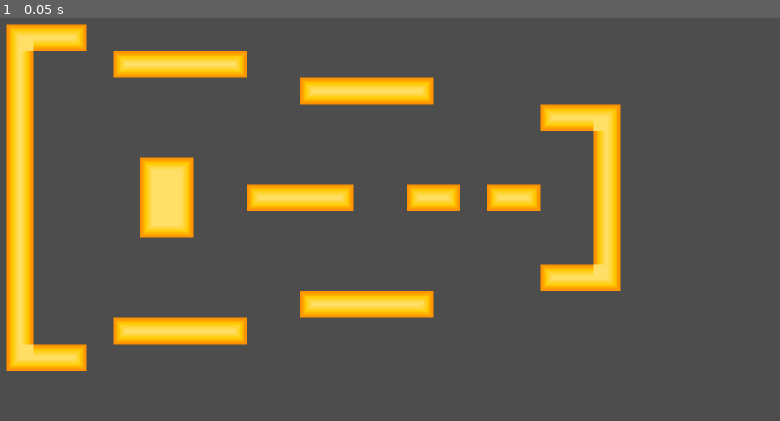
Above: before the commit, frame 1.
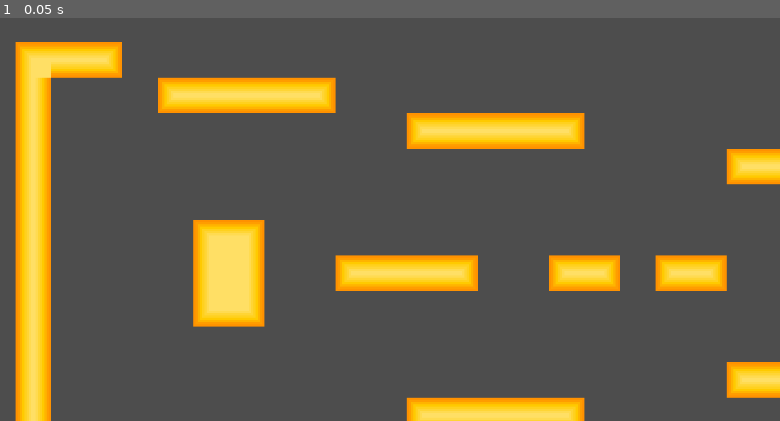
Above: after the commit, the same moment.

Repository: VICTORVILLU/joc-aran-bernat-victor
Game: Godot game, scene res://Scenes/Menu/menu.tscn
Two runs of this game, one before a commit and one after it. Both use one fixed random seed, a clock stepped at 60 frames per second and the inputs below.
Inputs:
- Up to frame 1 (0.05 s): no input

The runs differ from the first frame. In frame 1, 27% of the frame differs, in the area x 0-100%, y 1-100%.

Commit message:
player test

Diff:
--- a/Scenes/Players/fox_1.gd
+++ b/Scenes/Players/fox_1.gd
@@ -1,7 +1,7 @@
 extends CharacterBody2D
 
 
-const SPEED = 300.0
+const SPEED = 200.0
 const JUMP_VELOCITY = -400.0
 
 # Get the gravity from the project settings to be synced with RigidBody nodes.
@@ -12,17 +12,17 @@
 	# Add the gravity.
 	if is_on_floor():
 		$AnimatedSprite2D.play('run')
-	if not is_on_floor():
+		scale = Vector2(1,1)
+	elif not is_on_floor():
 		velocity.y += gravity * delta
 		$AnimatedSprite2D.play('air')
-		AnimatedSprite2D.rotation = 180
+		scale = Vector2(1,-1)
 	# Handle jump.
-	if Input.is_action_just_pressed("ui_accept") and is_on_floor():
-		velocity.y = gravity * -1
+	if Input.is_action_just_pressed("player_1_controller") and (is_on_floor() or is_on_ceiling()) :
+		velocity.y *=-1
 	# 0.944
 
 	# Get the input direction and handle the movement/deceleration.
 	# As good practice, you should replace UI actions with custom gameplay actions.
-	velocity.x = 500
 
 	move_and_slide()
--- a/Scenes/Players/fox_1.tscn
+++ b/Scenes/Players/fox_1.tscn
@@ -74,6 +74,7 @@
 script = ExtResource("1_d76l5")
 
 [node name="AnimatedSprite2D" type="AnimatedSprite2D" parent="."]
-position = Vector2(0, -5.96046e-08)
+position = Vector2(0, -6)
 sprite_frames = SubResource("SpriteFrames_dfbdt")
 animation = &"run"
+autoplay = "run"
--- a/Scenes/map_1/map_1.tscn
+++ b/Scenes/map_1/map_1.tscn
@@ -1,3 +1,9 @@
-[gd_scene format=3 uid="uid://dv4g33twyuikv"]
+[gd_scene load_steps=3 format=3 uid="uid://dv4g33twyuikv"]
+
+[ext_resource type="Script" path="res://Scripts/map_1.gd" id="1_v23qs"]
+[ext_resource type="PackedScene" uid="uid://pbqyqtu2ehq7" path="res://Scenes/map_1/map_1_map.tscn" id="2_kxc45"]
 
 [node name="Map1" type="Node2D"]
+script = ExtResource("1_v23qs")
+
+[node name="Map1Map" parent="." instance=ExtResource("2_kxc45")]
--- a/Scenes/map_1/map_1_map.tscn
+++ b/Scenes/map_1/map_1_map.tscn
@@ -1,10 +1,65 @@
-[gd_scene load_steps=2 format=3 uid="uid://pbqyqtu2ehq7"]
+[gd_scene load_steps=10 format=3 uid="uid://pbqyqtu2ehq7"]
 
 [ext_resource type="PackedScene" uid="uid://w4h6586m6g1s" path="res://Scenes/Common in levels/Tilemaps/maps_tilemap.tscn" id="1_qyntf"]
+[ext_resource type="Texture2D" uid="uid://cpqc4ih3tf4aj" path="res://Assets/Player/Fox_2/Run/player-run-1.png" id="2_53iuy"]
+[ext_resource type="Script" path="res://Scripts/CharacterBody2D.gd" id="2_wj5s5"]
+[ext_resource type="Script" path="res://Scripts/kill.gd" id="4_is1tj"]
+[ext_resource type="Script" path="res://Scripts/camara.gd" id="4_mio2r"]
+
+[sub_resource type="RectangleShape2D" id="RectangleShape2D_5mvqb"]
+size = Vector2(48, 40)
+
+[sub_resource type="RectangleShape2D" id="RectangleShape2D_bgs6c"]
+size = Vector2(157, 8)
+
+[sub_resource type="RectangleShape2D" id="RectangleShape2D_h8dly"]
+size = Vector2(53, 1016)
+
+[sub_resource type="RectangleShape2D" id="RectangleShape2D_53aa2"]
+size = Vector2(1232.5, 27)
 
 [node name="Map1Map" type="Node2D"]
+
+[node name="Player_1" type="CharacterBody2D" parent="."]
+script = ExtResource("2_wj5s5")
+
+[node name="Player-run-1" type="Sprite2D" parent="Player_1"]
+position = Vector2(168, 544)
+scale = Vector2(2.25, 2.375)
+texture = ExtResource("2_53iuy")
+
+[node name="CollisionShape2D" type="CollisionShape2D" parent="Player_1"]
+position = Vector2(168, 556)
+shape = SubResource("RectangleShape2D_5mvqb")
 
 [node name="Tile Maps" type="Node2D" parent="."]
 
 [node name="MapsTilemap" parent="Tile Maps" instance=ExtResource("1_qyntf")]
 layer_0/tile_data = PackedInt32Array(0, 0, 1, 589824, 0, 3, 524288, 196608, 1, 458752, 196608, 1, 393216, 196608, 1, 32 …(8106 unchanged characters)…
+
+[node name="camara" type="CharacterBody2D" parent="."]
+script = ExtResource("4_mio2r")
+
+[node name="CollisionShape2D" type="CollisionShape2D" parent="camara"]
+position = Vector2(78.5, -892)
+shape = SubResource("RectangleShape2D_bgs6c")
+
+[node name="Camera2D" type="Camera2D" parent="camara"]
+position = Vector2(168, 320)
+
+[node name="Area2D" type="Area2D" parent="camara/Camera2D"]
+script = ExtResource("4_is1tj")
+
+[node name="CollisionShape2D" type="CollisionShape2D" parent="camara/Camera2D/Area2D"]
+position = Vector2(-688, -48)
+shape = SubResource("RectangleShape2D_h8dly")
+
+[node name="CollisionShape2D2" type="CollisionShape2D" parent="camara/Camera2D/Area2D"]
+position = Vector2(16, -528)
+shape = SubResource("RectangleShape2D_53aa2")
+
+[node name="CollisionShape2D3" type="CollisionShape2D" parent="camara/Camera2D/Area2D"]
+position = Vector2(88, 464)
+shape = SubResource("RectangleShape2D_53aa2")
+
+[connection signal="body_entered" from="camara/Camera2D/Area2D" to="camara/Camera2D/Area2D" method="_on_body_entered"]
--- /dev/null
+++ b/Scripts/CharacterBody2D.gd
@@ -0,0 +1,24 @@
+extends CharacterBody2D
+
+
+const SPEED = 300.0
+const JUMP_VELOCITY = -400.0
+
+# Get the gravity from the project settings to be synced with RigidBody nodes.
+var change_gravity = true
+var gravity = true
+
+func _physics_process(delta):
+	# Add the gravity.
+	if gravity == true:
+		velocity.y = 600
+	elif gravity == false:
+		velocity.y = -600
+
+	# Handle jump.
+	if Input.is_action_just_pressed("player_1_controller") and (is_on_ceiling() or is_on_floor()):
+		gravity = !gravity
+
+	velocity.x = 300
+
+	move_and_slide()
--- /dev/null
+++ b/Scripts/camara.gd
@@ -0,0 +1,14 @@
+extends CharacterBody2D
+
+
+const SPEED = 300.0
+const JUMP_VELOCITY = -400.0
+
+# Get the gravity from the project settings to be synced with RigidBody nodes.
+var gravity = ProjectSettings.get_setting("physics/2d/default_gravity")
+
+
+func _physics_process(delta):
+	velocity.x = 300
+
+	move_and_slide()
--- /dev/null
+++ b/Scripts/kill.gd
@@ -0,0 +1,16 @@
+extends Area2D
+
+
+# Called when the node enters the scene tree for the first time.
+func _ready():
+	pass # Replace with function body.
+
+
+# Called every frame. 'delta' is the elapsed time since the previous frame.
+func _process(delta):
+	pass
+
+
+func _on_body_entered(body):
+	if body.name in ["Player_1","Player_2"]:
+		body.queue_free()
--- /dev/null
+++ b/Scripts/map_1.gd
@@ -0,0 +1,12 @@
+extends Node2D
+
+
+# Called when the node enters the scene tree for the first time.
+func _ready():
+	pass # Replace with function body.
+
+
+# Called every frame. 'delta' is the elapsed time since the previous frame.
+func _process(delta):
+	if Input.is_action_just_pressed("restart"):
+		get_tree().change_scene_to_file("res://Scenes/map_1/map_1.tscn")
--- a/project.godot
+++ b/project.godot
@@ -18,7 +18,7 @@
 [display]
 
 window/stretch/mode="viewport"
-window/stretch/scale=0.6
+window/stretch/scale=0.8
 
 [input]
 
@@ -27,6 +27,11 @@
 "events": [Object(InputEventKey,"resource_local_to_scene":false,"resource_name":"","device":0,"window_id":0,"alt_pressed":false,"shift_pressed":false,"ctrl_pressed":false,"meta_pressed":false,"pressed":false,"keycode":0,"physical_keycode":32,"key_label":0,"unicode":0,"echo":false,"script":null)
 ]
 }
+restart={
+"deadzone": 0.5,
+"events": [Object(InputEventKey,"resource_local_to_scene":false,"resource_name":"","device":-1,"window_id":0,"alt_pressed":false,"shift_pressed":false,"ctrl_pressed":false,"meta_pressed":false,"pressed":false,"keycode":0,"physical_keycode":82,"key_label":0,"unicode":114,"echo":false,"script":null)
+]
+}
 
 [rendering]
 
